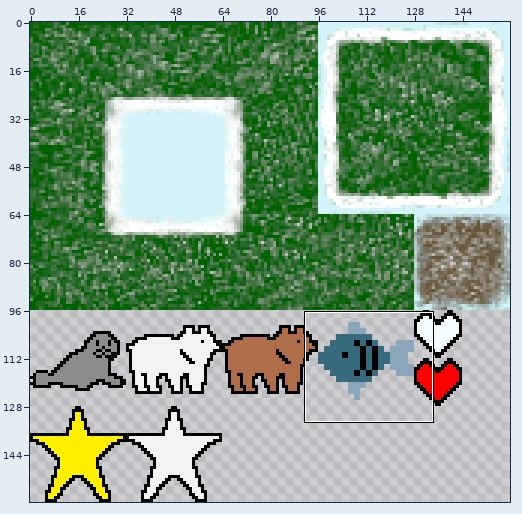
Two states of a sprite sheet, assets/textures/tile_map.png. Above: a wide view before the commit, with the close-up outlined.
Close-up. Before the edit:
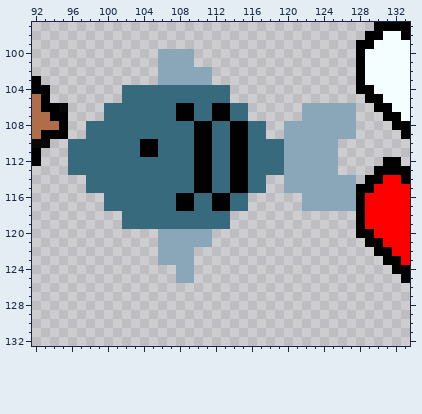
The file is 160x160 pixels. Pixels under 10% opacity are left out. Colours within 5 levels of each other are drawn and written as one. Shown: x 92..133, y 97..132. The commit also changed other parts of the picture, which this record leaves out.
And afterwards:
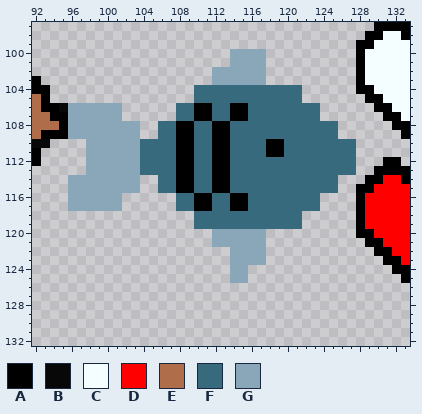
Palette (. is transparent): A #000000  B #080808  C #f4fdff  D #ff0000  E #af6d49  F #376a7d  G #8aa7b9
The exact change:
{"y":100,"x":106,"old":"GGGG","new":"...."}
{"y":100,"x":114,"old":"....","new":"GGGG"}
{"y":101,"x":106,"old":"GGGG","new":"...."}
{"y":101,"x":114,"old":"....","new":"GGGG"}
{"y":102,"x":106,"old":"GGGGGG......","new":"......GGGGGG"}
{"y":103,"x":106,"old":"GGGGGG......","new":"......GGGGGG"}
{"y":104,"x":102,"old":"FFFFFFFF","new":"........"}
{"y":104,"x":114,"old":"........","new":"FFFFFFFF"}
{"y":105,"x":102,"old":"FFFFFFFF","new":"........"}
{"y":105,"x":114,"old":"........","new":"FFFFFFFF"}
{"y":106,"x":96,"old":"....FFFFFFFFAAFFAAFF......GGGGGG","new":"GGGGGG......FFAAFFAAFFFFFFFF...."}
{"y":107,"x":96,"old":"....FFFFFFFFAAFFAAFF......GGGGGG","new":"GGGGGG......FFAAFFAAFFFFFFFF...."}
{"y":108,"x":96,"old":"..FFFFFFFF","new":"GGGGGGGG.."}
{"y":108,"x":108,"old":"FFAAFFAA","new":"AAFFAAFF"}
{"y":108,"x":118,"old":"..GGGGGGGG","new":"FFFFFFFF.."}
{"y":109,"x":96,"old":"..FFFFFFFF","new":"GGGGGGGG.."}
{"y":109,"x":108,"old":"FFAAFFAA","new":"AAFFAAFF"}
{"y":109,"x":118,"old":"..GGGGGGGG","new":"FFFFFFFF.."}
{"y":110,"x":96,"old":"FFFFFFFFAA","new":"..GGGGGGFF"}
{"y":110,"x":108,"old":"FFAAFFAA","new":"AAFFAAFF"}
{"y":110,"x":118,"old":"FFGGGGGG..","new":"AAFFFFFFFF"}
{"y":111,"x":96,"old":"FFFFFFFFAA","new":"..GGGGGGFF"}
{"y":111,"x":108,"old":"FFAAFFAA","new":"AAFFAAFF"}
{"y":111,"x":118,"old":"FFGGGGGG..","new":"AAFFFFFFFF"}
{"y":112,"x":96,"old":"FFFFFFFF","new":"..GGGGGG"}
{"y":112,"x":108,"old":"FFAAFFAA","new":"AAFFAAFF"}
{"y":112,"x":120,"old":"GGGGGG..","new":"FFFFFFFF"}
{"y":113,"x":96,"old":"FFFFFFFF","new":"..GGGGGG"}
{"y":113,"x":108,"old":"FFAAFFAA","new":"AAFFAAFF"}
{"y":113,"x":120,"old":"GGGGGG..","new":"FFFFFFFF"}
{"y":114,"x":96,"old":"..FFFFFFFF","new":"GGGGGGGG.."}
{"y":114,"x":108,"old":"FFAAFFAA","new":"AAFFAAFF"}
{"y":114,"x":118,"old":"..GGGGGGGG","new":"FFFFFFFF.."}
{"y":115,"x":96,"old":"..FFFFFFFF","new":"GGGGGGGG.."}
{"y":115,"x":108,"old":"FFAAFFAA","new":"AAFFAAFF"}
{"y":115,"x":118,"old":"..GGGGGGGG","new":"FFFFFFFF.."}
{"y":116,"x":96,"old":"....FFFFFFFFAAFFAAFF......GGGGGG","new":"GGGGGG......FFAAFFAAFFFFFFFF...."}
{"y":117,"x":96,"old":"....FFFFFFFFAAFFAAFF......GGGGGG","new":"GGGGGG......FFAAFFAAFFFFFFFF...."}
{"y":118,"x":102,"old":"FFFFFFFF","new":"........"}
{"y":118,"x":114,"old":"........","new":"FFFFFFFF"}
{"y":119,"x":102,"old":"FFFFFFFF","new":"........"}
{"y":119,"x":114,"old":"........","new":"FFFFFFFF"}
{"y":120,"x":106,"old":"GGGGGG......","new":"......GGGGGG"}
{"y":121,"x":106,"old":"GGGGGG......","new":"......GGGGGG"}
{"y":122,"x":106,"old":"GGGG","new":"...."}
{"y":122,"x":114,"old":"....","new":"GGGG"}
{"y":123,"x":106,"old":"GGGG","new":"...."}
{"y":123,"x":114,"old":"....","new":"GGGG"}
{"y":124,"x":108,"old":"GG","new":".."}
{"y":124,"x":114,"old":"..","new":"GG"}
{"y":125,"x":108,"old":"GG","new":".."}
{"y":125,"x":114,"old":"..","new":"GG"}
